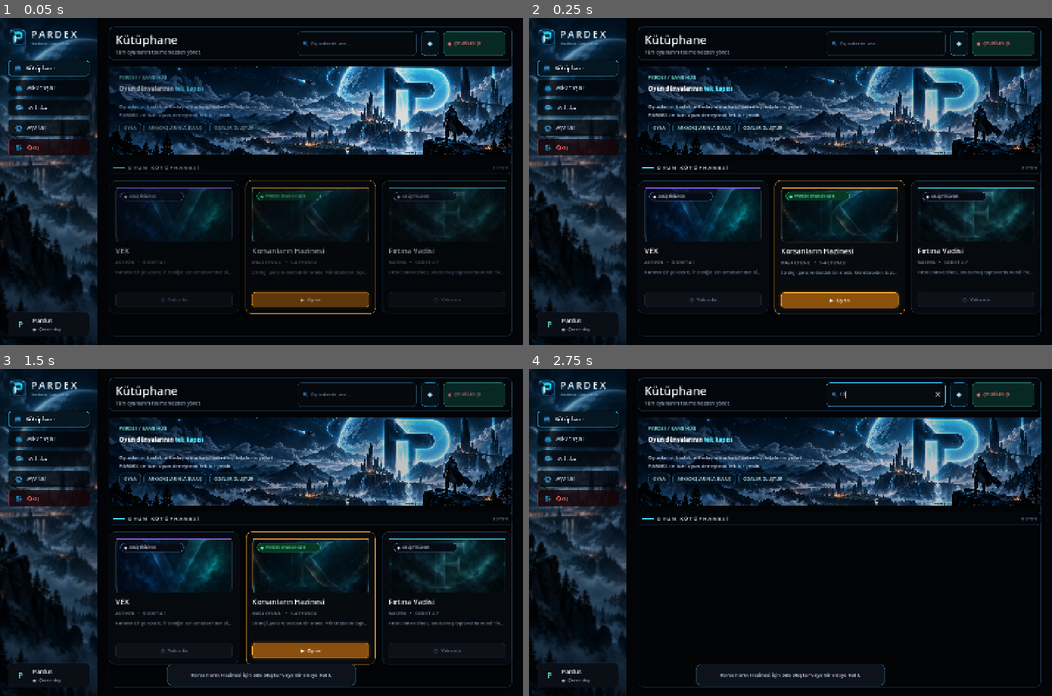
Above: before the commit, frames 1-4 (two rows, left to right).
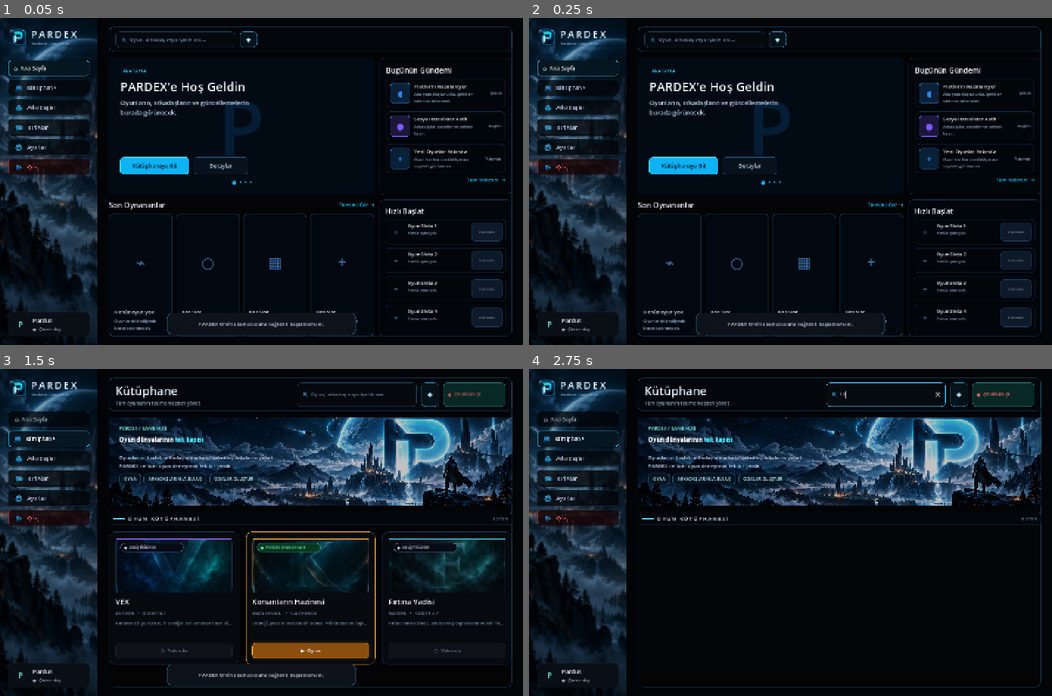
Above: after the commit, the same moments.

Repository: SerkanAydin06/Pardex
Game: Godot game, scene res://scenes/main.tscn
Same seed, same stepped clock (60 frames per second), same inputs: the game is played once before the commit and once after it.
Inputs (mouse positions are in pixels of both pictures, inside the frame that each line leads up to):
- Up to frame 1 (0.05 s): no input
- Up to frame 2 (0.25 s): no input
- Up to frame 3 (1.5 s): click (130, 480) at 0.5 s, where only the run before the commit has a clickable "OYNA"; click "Kütüphane" at 1.25 s
- Up to frame 4 (2.75 s): click (884, 395) at 2.02 s; type "12" at 2.1 s

The runs differ from the first frame. In frame 1, 28% of the frame differs, in the area x 1-98%, y 4-98%; in frame 2, 30%; in frame 3, 1.5%; in frame 4, 1.7%.

Commit message:
Enable PARDEX home UI layer

Diff:
--- a/project.godot
+++ b/project.godot
@@ -24,6 +24,7 @@
 PardexGameLauncher="*res://scripts/online/pardex_game_launcher.gd"
 PardexNotifications="*res://scripts/online/pardex_notifications.gd"
 PardexPresenceUI="*res://scripts/online/pardex_presence_ui.gd"
+PardexHomeUI="*res://scripts/ui/pardex_home_ui.gd"
 
 [display]
 
